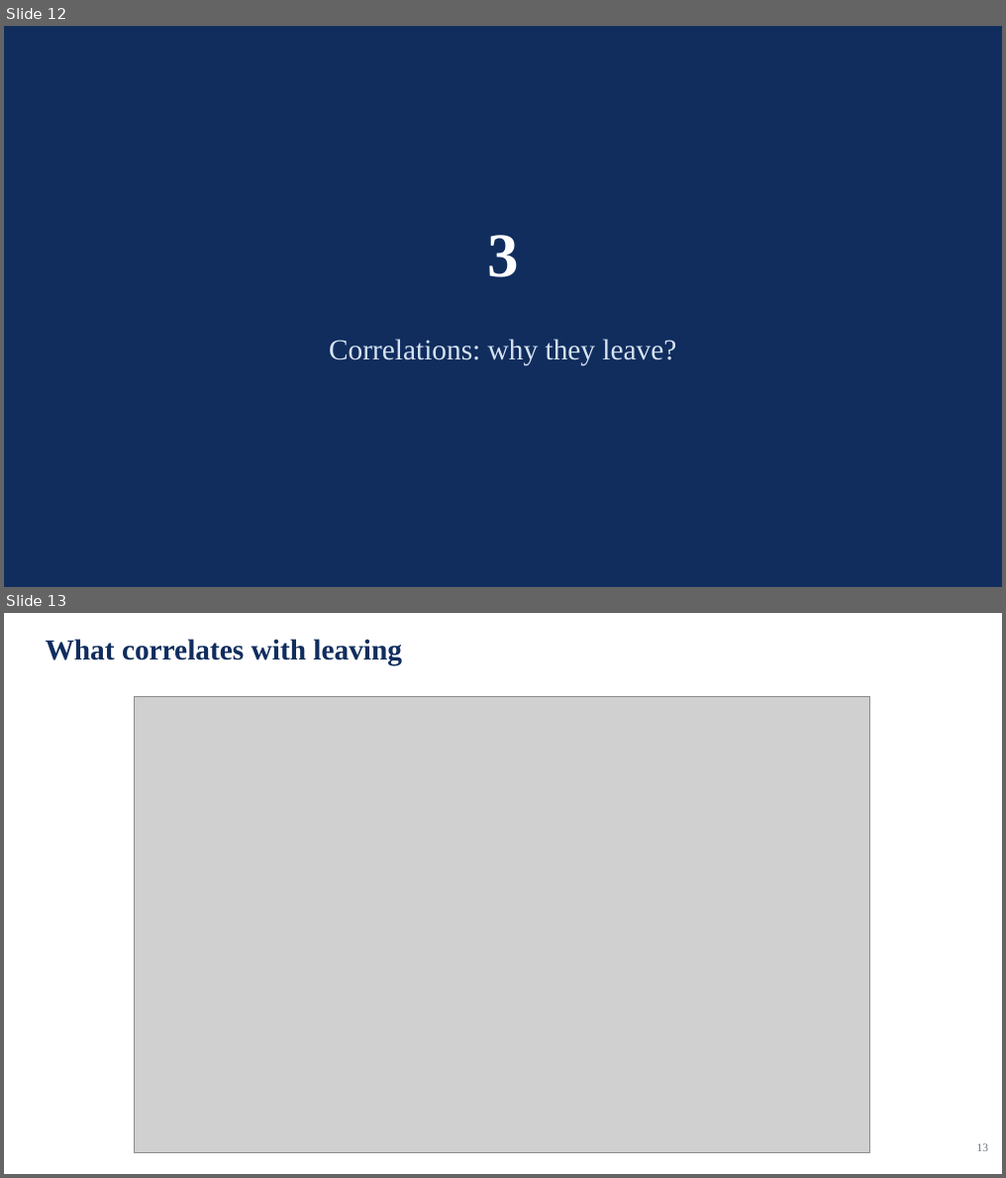
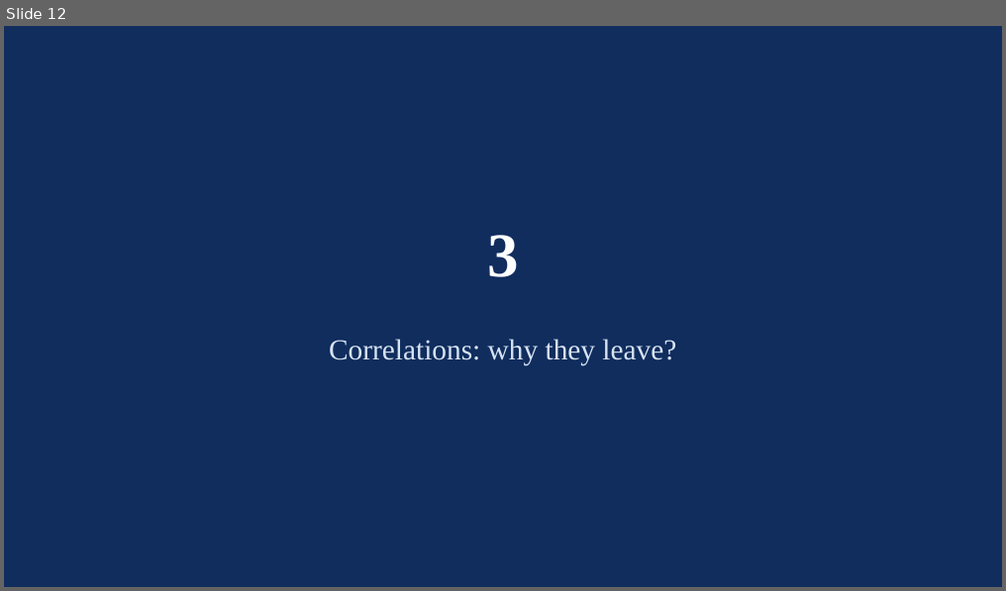
Before and after one commit to jedr1-ship-it/Alternative-Pathways----Quant, a slide deck: report/data_cluster/Proyect_US_policy.pptx. Shown one above the other, each under a label of ours: slides 12 and 13 before the commit, slide 12 after it. The pictures are 1006x1178 and 1006x591 pixels, drawn with LibreOffice and Linux fonts; fonts in the diff are those of the drawing; grey boxes stand for pictures. Boxes give left, top, right and bottom in pixels: in the first picture for what was removed or moved away, otherwise in the second. Text is boxed around its words. In the diff, an @@ line names an element or a change of style, - is before the commit and + after.

```diff
--- a/report/data_cluster/Proyect_US_policy.pptx
+++ b/report/data_cluster/Proyect_US_policy.pptx
@@ slide 13 removed at [4,613,1002,1174], background #FFFFFF @@
@@ text removed at [46,639,402,665] @@
-What correlates with leaving
@@ picture removed at [135,697,870,1154] @@
@@ text removed at [977,1144,989,1152] @@
-13
```
Also in this commit, not shown: 5 slides changed, 1 other slide removed, 1 other file.
